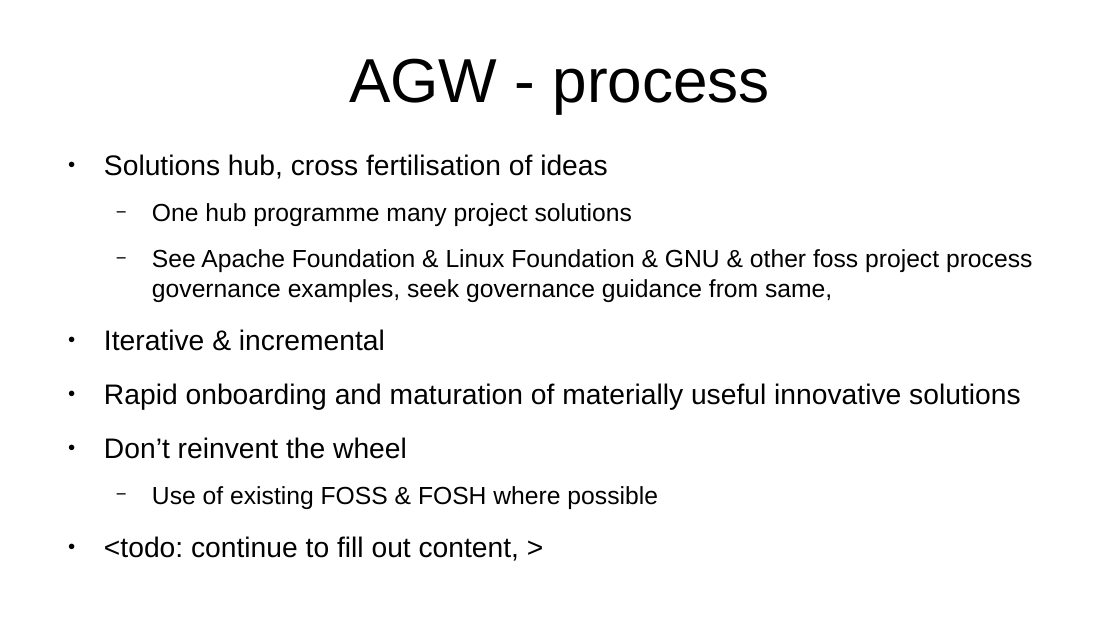
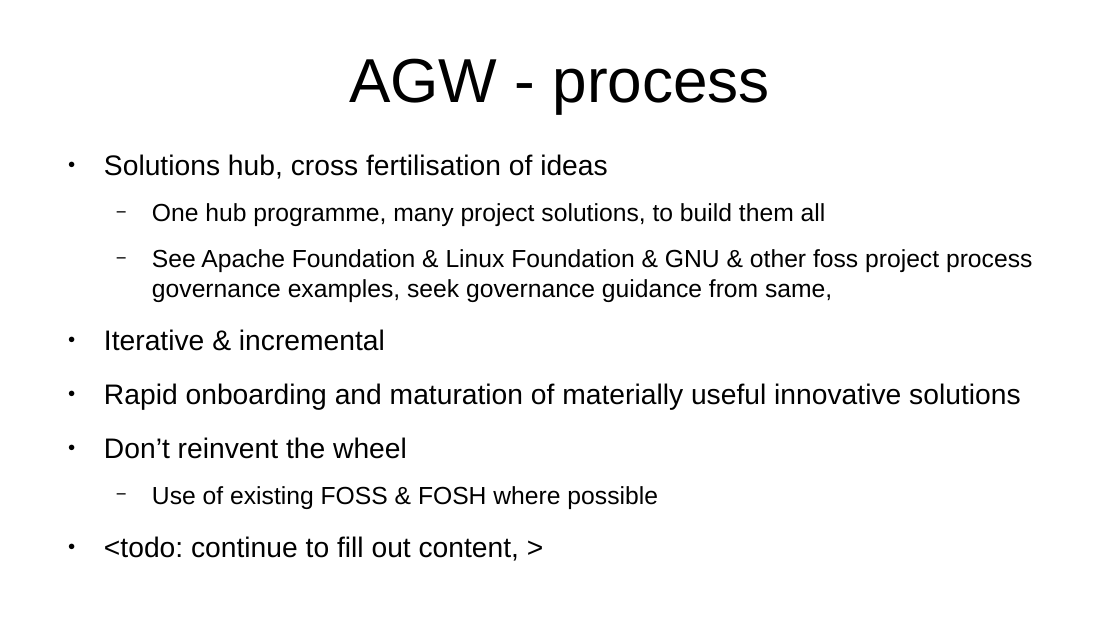
Before and after one commit to YorkEarwaker/Climate-Model, a slide deck: slide 13 of ppm/anthropogenic-global-warming-context.odp. Drawn at 1120x630 pixels with LibreOffice and Linux fonts; fonts in the diff are those of the drawing. Boxes give left, top, right and bottom in pixels: in the first picture for what was removed or moved away, otherwise in the second. Text is boxed around its words. In the diff, an @@ line names an element or a change of style, - is before the commit and + after.

```diff
--- a/ppm/anthropogenic-global-warming-context.odp
+++ b/ppm/anthropogenic-global-warming-context.odp
@@ text at box(152, 203, 826, 226): text changed @@
-  − One hub programme many project solutions
+  − One hub programme, many project solutions, to build them all
```
Also in this commit, not shown: 4 other slides changed, 2 slides added.
